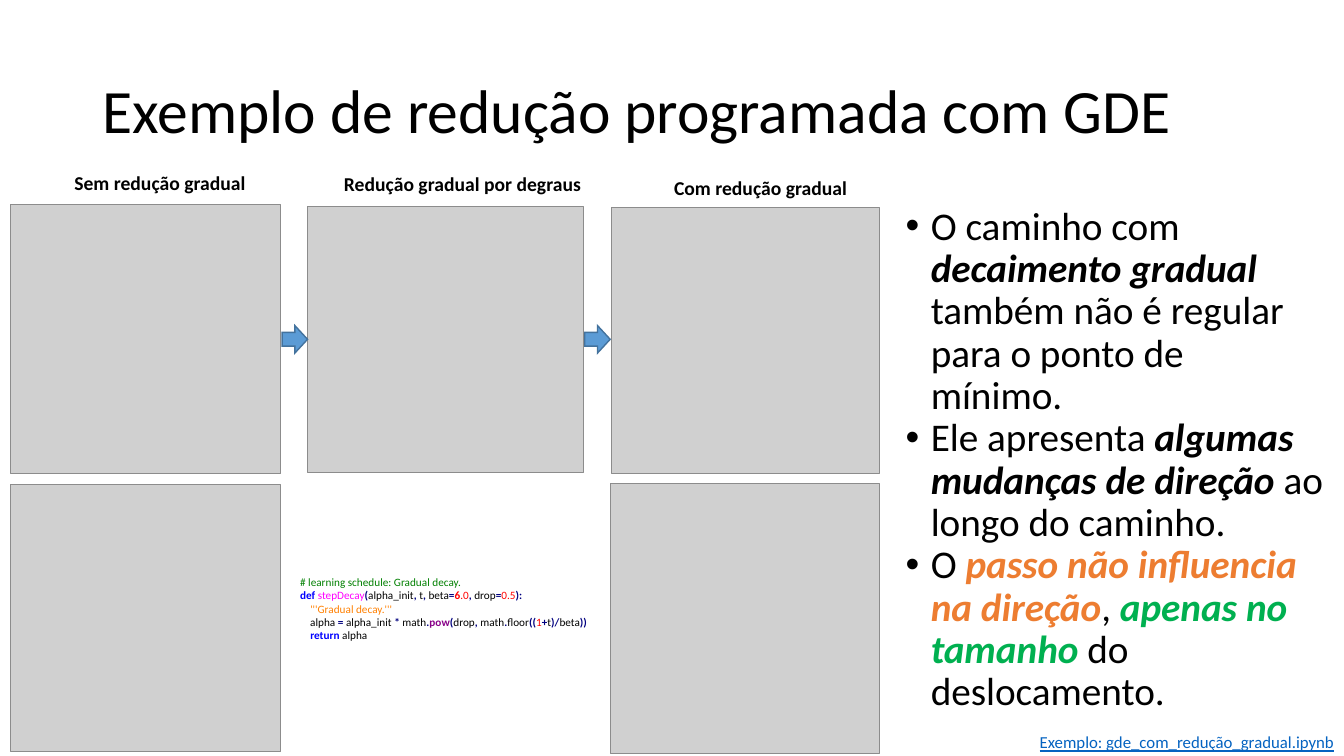
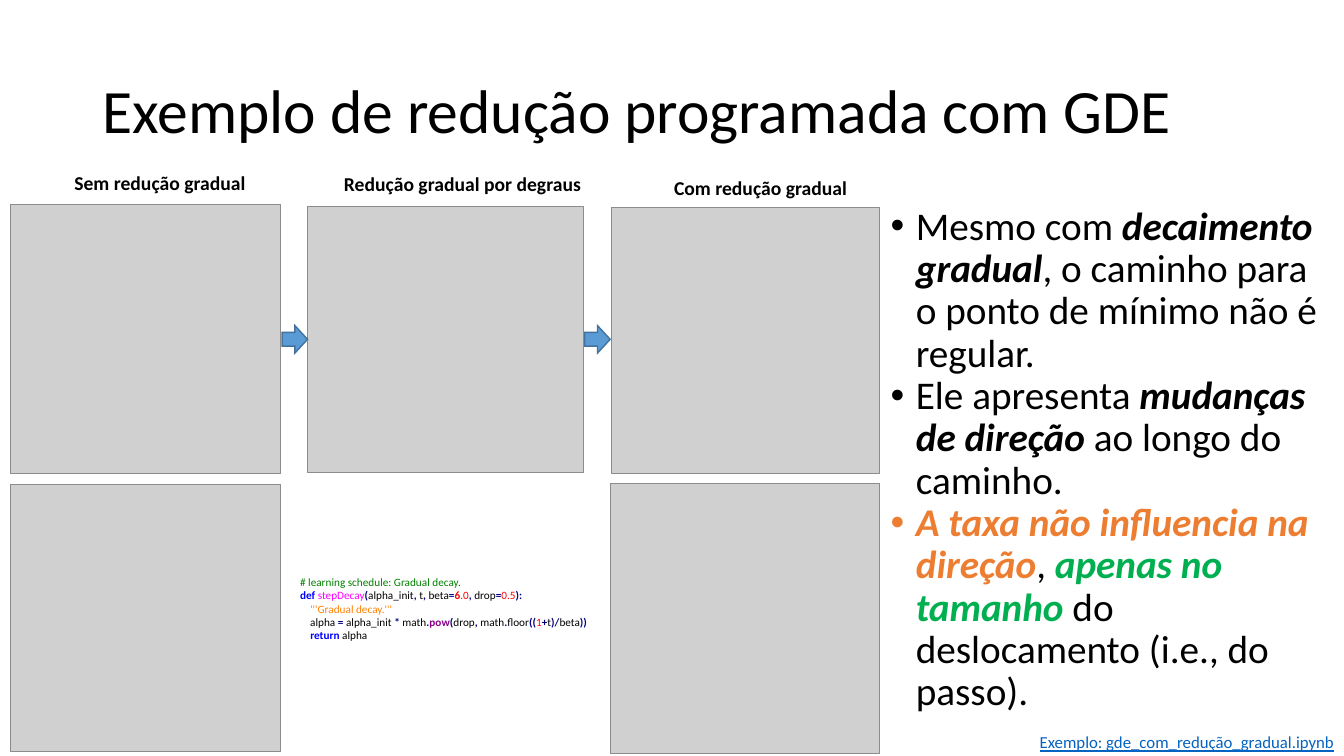
Before and after one commit to zz4fap/t319_aprendizado_de_maquina, a slide deck: slide 25 of slides/T319_Regressão_Linear (Parte III).pptx. Drawn at 1344x756 pixels with LibreOffice and Linux fonts; fonts in the diff are those of the drawing; grey boxes stand for pictures. Boxes give left, top, right and bottom in pixels: in the first picture for what was removed or moved away, otherwise in the second. Text is boxed around its words. In the diff, an @@ line names an element or a change of style, - is before the commit and + after.

```diff
--- a/slides/T319_Regressão_Linear (Parte III).pptx
+++ b/slides/T319_Regressão_Linear (Parte III).pptx
@@ text at [916,212,1316,712]: text changed @@
-• O caminho com decaimento gradual também não é regular para o ponto de mínimo.
-• Ele apresenta algumas mudanças de direção ao longo do caminho.
-• O passo não influencia na direção, apenas no tamanho do deslocamento.
+• Mesmo com decaimento gradual, o caminho para o ponto de mínimo não é regular.
+• Ele apresenta mudanças de direção ao longo do caminho.
+• A taxa não influencia na direção, apenas no tamanho do deslocamento (i.e., do passo).
```
Also in this commit, not shown: 3 other slides changed, 3 other files.
